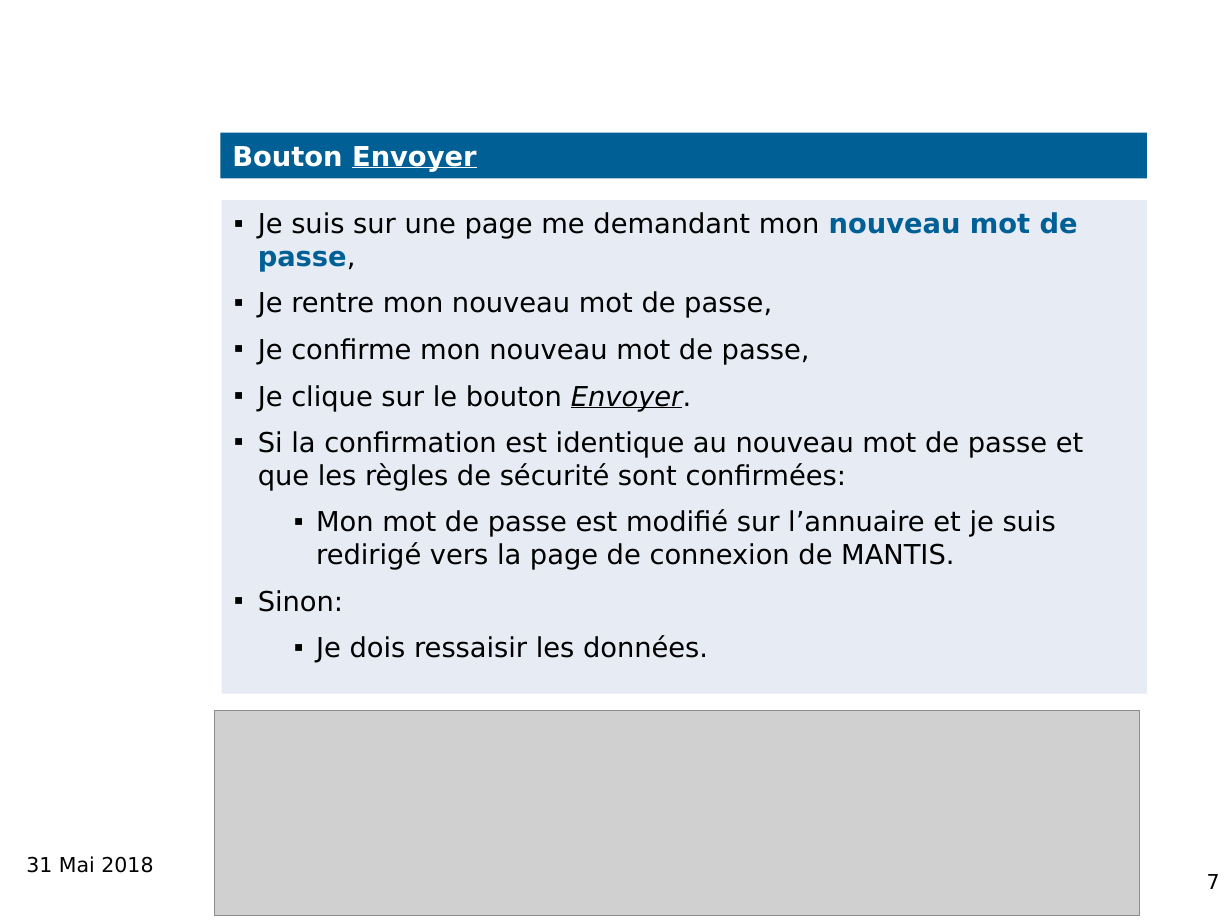
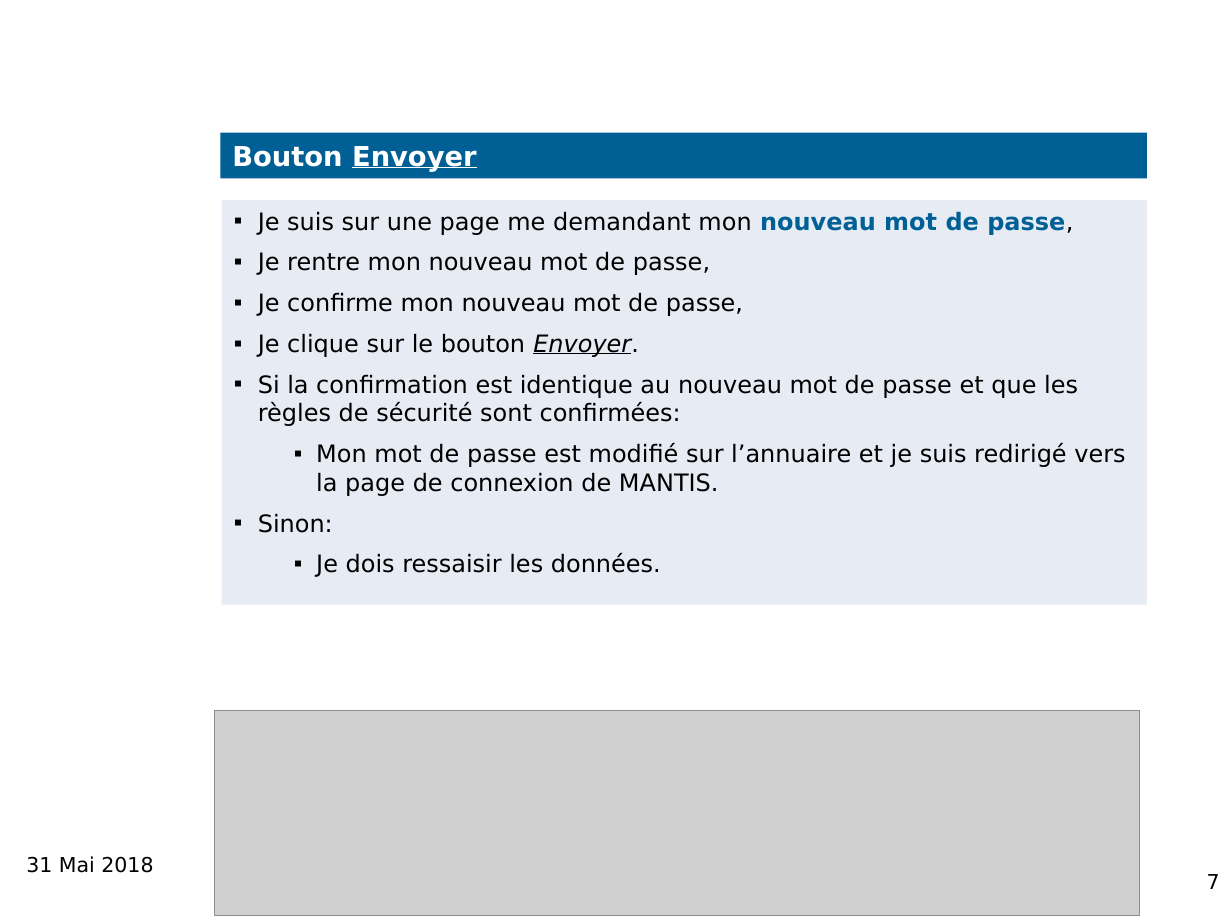
Before and after one commit to NicolasSIO/Stage, a slide deck: slide 7 of Page de modification de mot de passe MANTIS v2.pptx. Drawn at 1232x924 pixels with LibreOffice and Linux fonts; fonts in the diff are those of the drawing; grey boxes stand for pictures; background and template pictures are left out. Boxes give left, top, right and bottom in pixels: in the first picture for what was removed or moved away, otherwise in the second. Text is boxed around its words. In the diff, an @@ line names an element or a change of style, - is before the commit and + after.

```diff
--- a/Page de modification de mot de passe MANTIS v2.pptx
+++ b/Page de modification de mot de passe MANTIS v2.pptx
@@ rectangle "Je suis sur une page ...": place and size @@
-rectangle "Je suis sur une page ..." at [222, 201, 1147, 695]
+rectangle "Je suis sur une page ..." at [222, 201, 1147, 605]
@@ rectangle "Je suis sur une page ..." at [222, 201, 1147, 605]: size 16 to 14 pt; less space between paragraphs @@
```
Also in this commit, not shown: 3 other slides changed, 5 other files.
